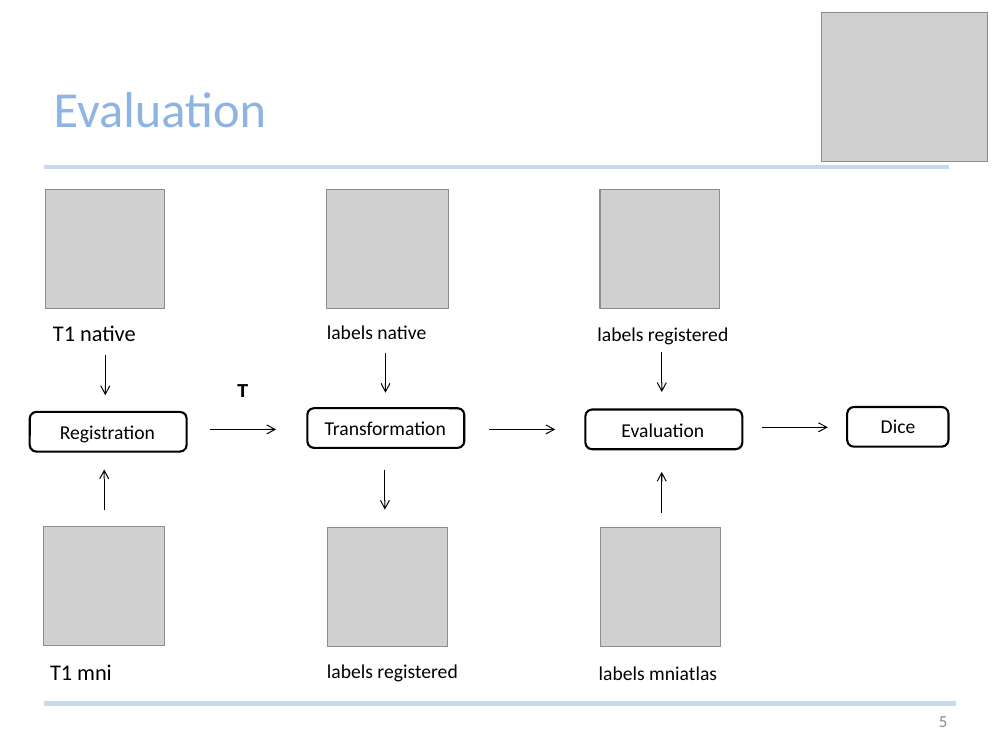
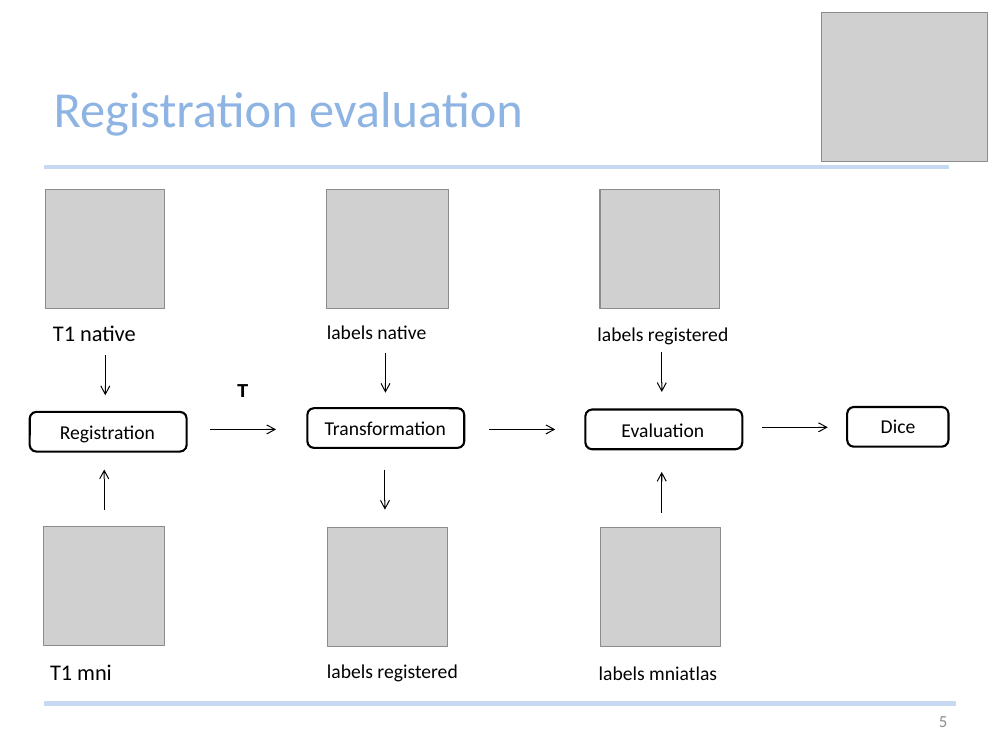
Before and after one commit to Studijacob/MIALab, a slide deck: slide 5 of wd/Documentation/MIALab presentation.pptx. Drawn at 1008x756 pixels with LibreOffice and Linux fonts; fonts in the diff are those of the drawing; grey boxes stand for pictures; background and template pictures are left out. Boxes give left, top, right and bottom in pixels: in the first picture for what was removed or moved away, otherwise in the second. Text is boxed around its words. In the diff, an @@ line names an element or a change of style, - is before the commit and + after.

```diff
--- a/wd/Documentation/MIALab presentation.pptx
+++ b/wd/Documentation/MIALab presentation.pptx
@@ title at [54,92,523,136]: text changed @@
-Evaluation
+Registration evaluation
```
Also in this commit, not shown: 11 other slides changed, 6 slides added, 1 slide removed.
